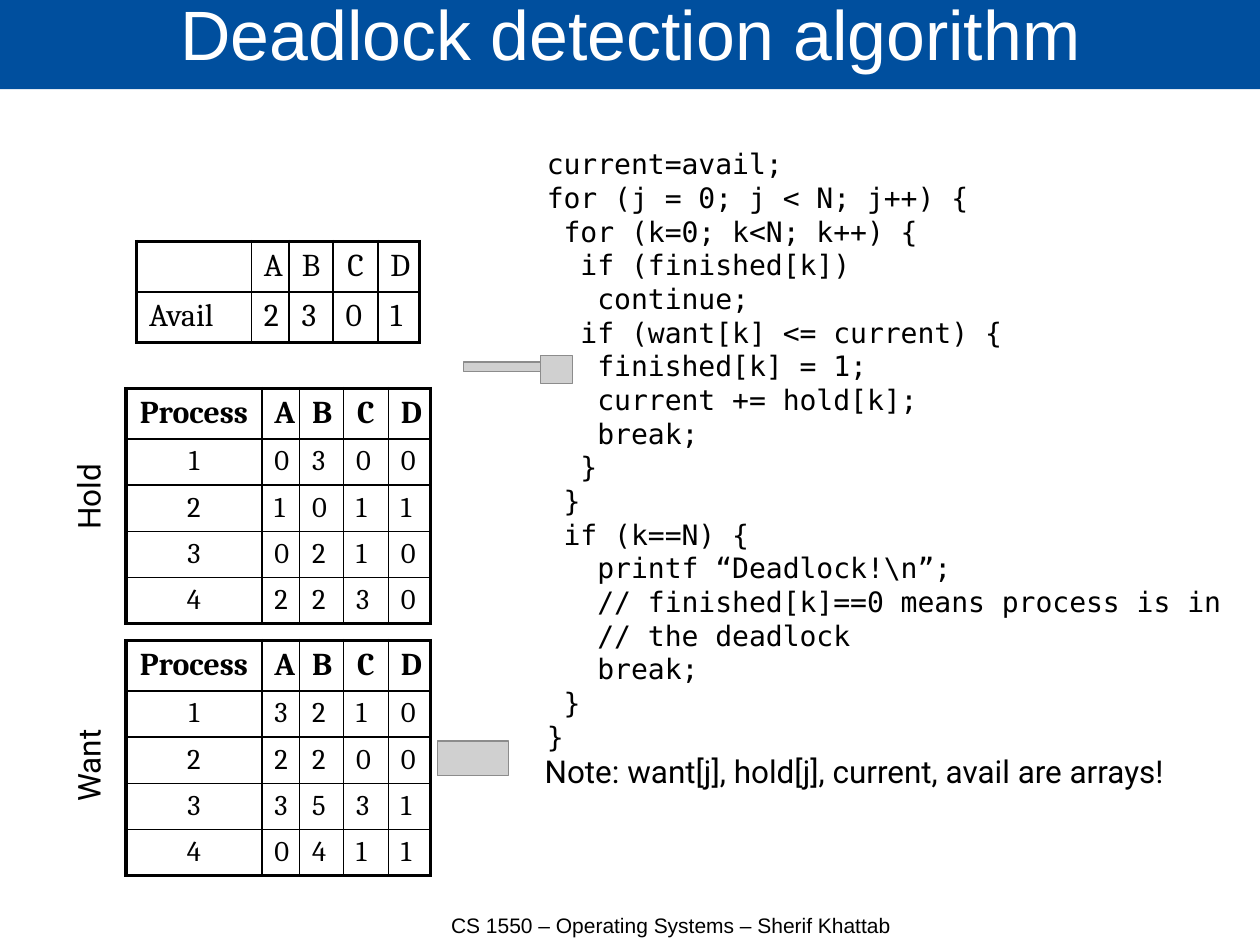
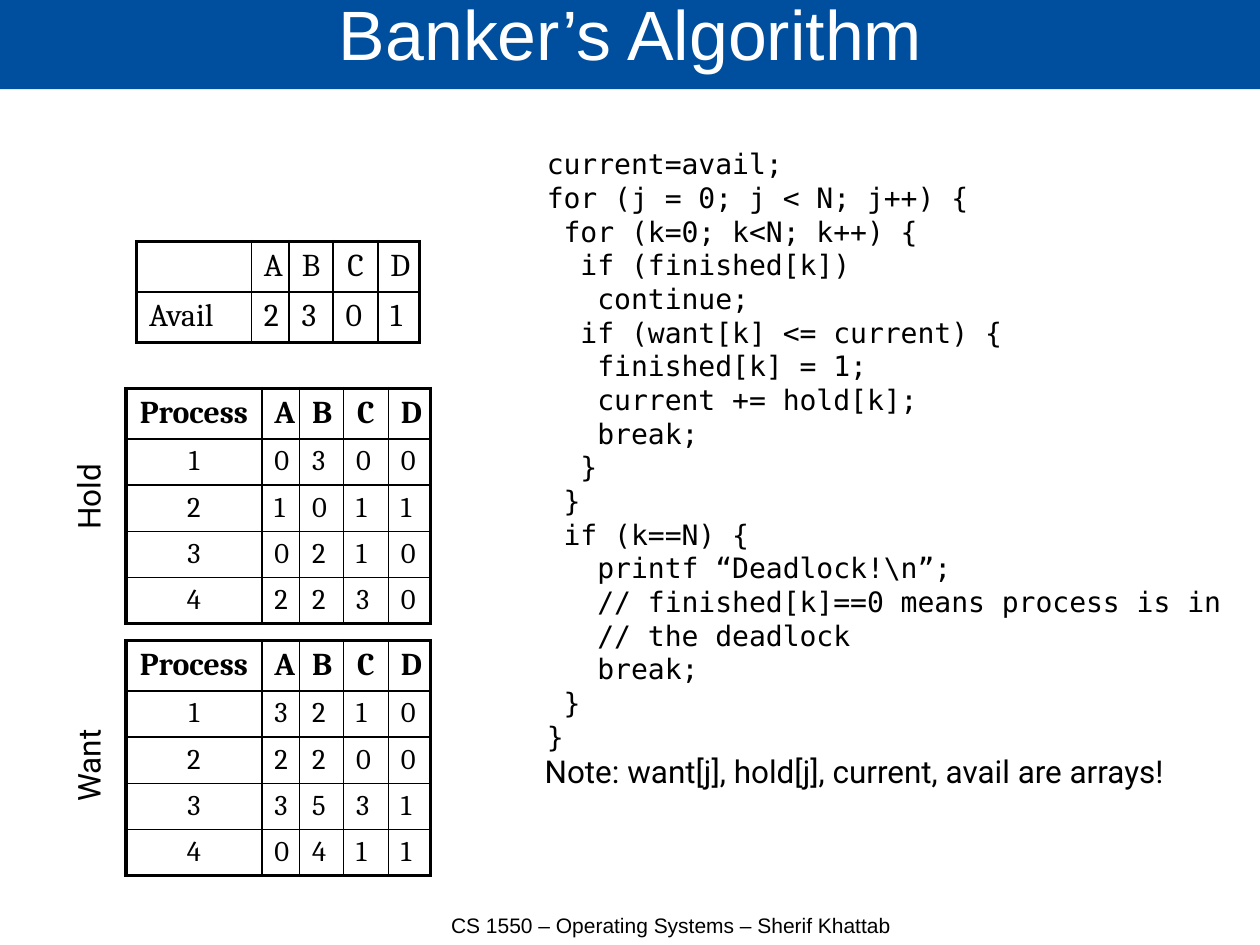
Before and after one commit to cs1550-2244/cs1550-code-handouts, a slide deck: slide 6 of DraftSlides/Lecture10.pptx (slide 7 before the commit). Drawn at 1260x945 pixels with LibreOffice and Linux fonts; fonts in the diff are those of the drawing; grey boxes stand for pictures; background and template pictures are left out. Boxes give left, top, right and bottom in pixels: in the first picture for what was removed or moved away, otherwise in the second. Text is boxed around its words. In the diff, an @@ line names an element or a change of style, - is before the commit and + after.

```diff
--- a/DraftSlides/Lecture10.pptx
+++ b/DraftSlides/Lecture10.pptx
@@ title at (339, 9, 922, 73): text changed @@
-Deadlock detection algorithm
+Banker’s Algorithm
@@ picture removed at (541, 356, 573, 383) @@
@@ picture removed at (463, 362, 565, 373) @@
@@ picture removed at (438, 741, 509, 776) @@
```
Also in this commit, not shown: 14 other slides changed, 4 slides added, 6 slides removed, 3 other files.
